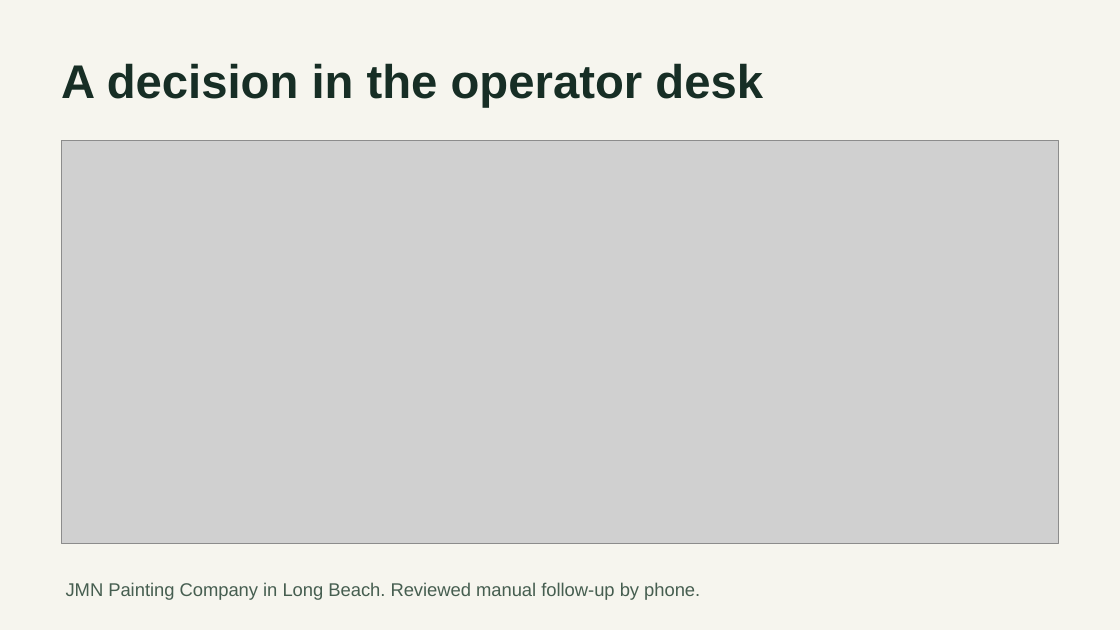
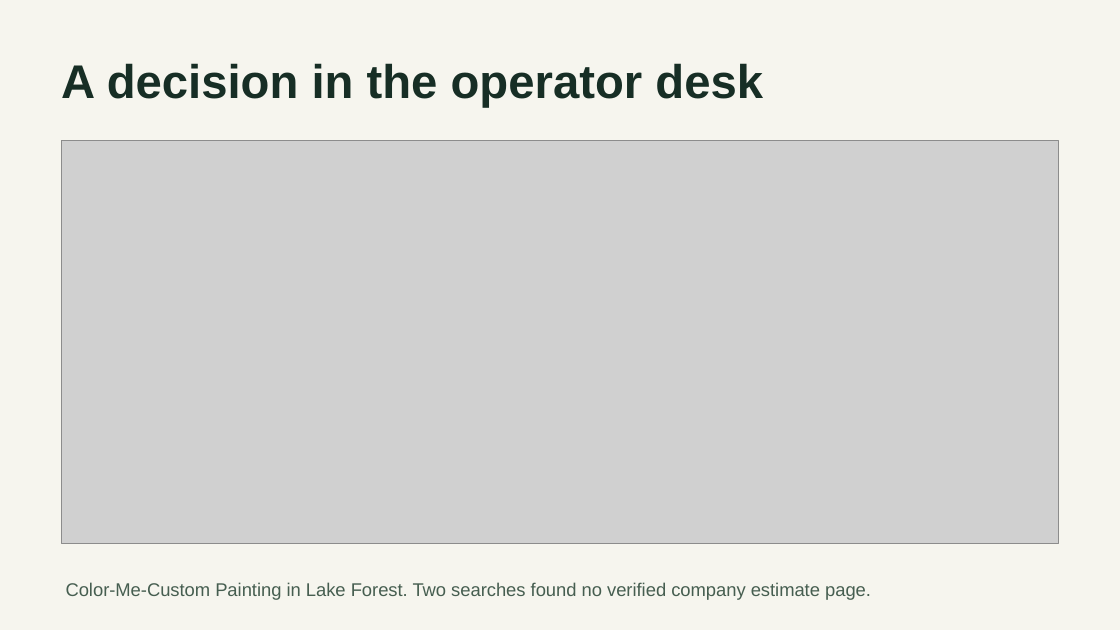
Before and after one commit to Abraham21/sitescout-capstone, a slide deck: slide 5 of submission/SiteScout Presentation.pptx. Drawn at 1120x630 pixels with LibreOffice and Linux fonts; fonts in the diff are those of the drawing; grey boxes stand for pictures. Boxes give left, top, right and bottom in pixels: in the first picture for what was removed or moved away, otherwise in the second. Text is boxed around its words. In the diff, an @@ line names an element or a change of style, - is before the commit and + after.

Commit message:
Find business logos across gallery photos and guide the recorded Color-Me-Custom demo

```diff
--- a/submission/SiteScout Presentation.pptx
+++ b/submission/SiteScout Presentation.pptx
@@ text at (66, 582, 871, 600): text changed @@
-JMN Painting Company in Long Beach. Reviewed manual follow-up by phone.
+Color-Me-Custom Painting in Lake Forest. Two searches found no verified company estimate page.
```
Also in this commit, not shown: 2 other slides changed, 10 other files.
